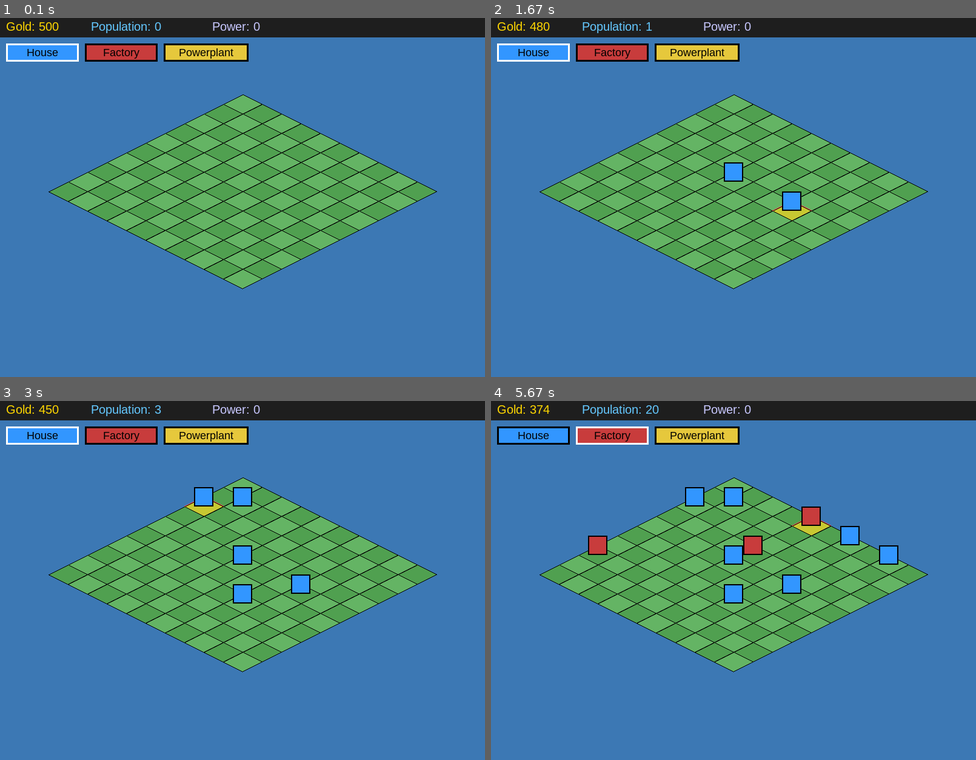
Above: before the commit, frames 1-4 (two rows, left to right).
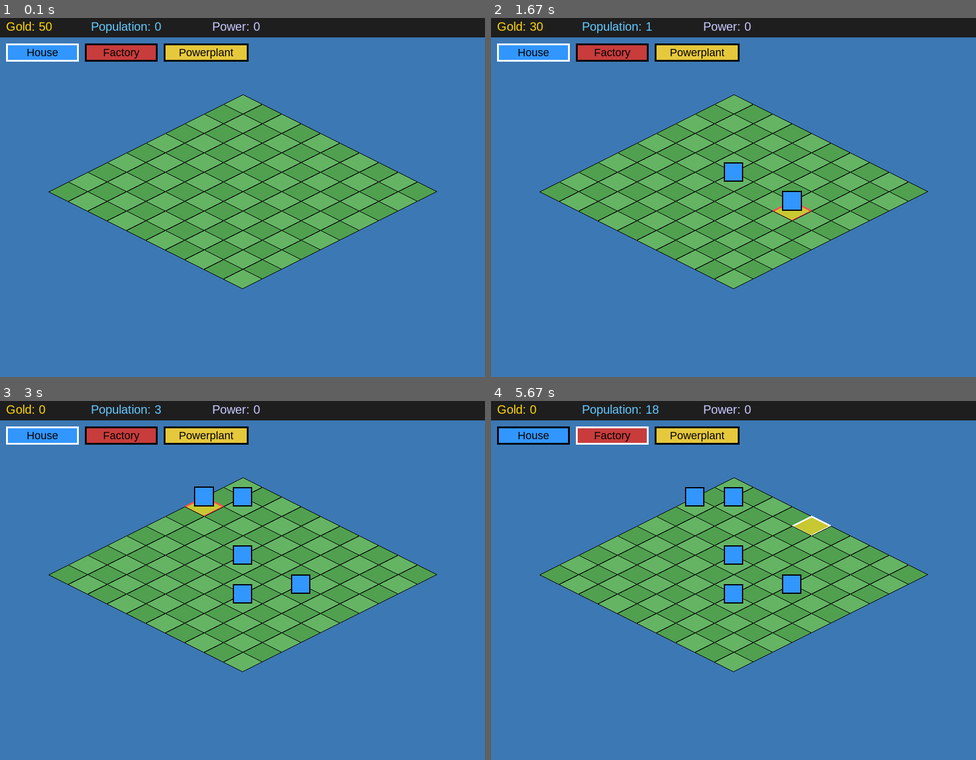
Above: after the commit, the same moments.

Repository: tdimnet/learn-pygame-by-doing
Game: pygame game, started from app.py
Same seed, same stepped clock (60 frames per second), same inputs: the game is played once before the commit and once after it.
Inputs (mouse positions are in pixels of both pictures, inside the frame that each line leads up to):
- Up to frame 1 (0.1 s): no input
- Up to frame 2 (1.67 s): click (733, 193) at 0.38 s; click "House" at 0.72 s; click (791, 226) at 1.55 s
- Up to frame 3 (3 s): click (252, 454) at 1.88 s; click (247, 616) at 2.22 s; click (227, 515) at 2.55 s; click (174, 501) at 2.88 s
- Up to frame 4 (5.67 s): click (859, 548) at 3.22 s; click (883, 569) at 3.55 s; click (835, 515) at 3.88 s; click "Factory" at 4.22 s; click (752, 562) at 4.55 s; click (592, 555) at 4.88 s; click (660, 684) at 5.22 s; click (835, 530) at 5.55 s

The runs differ from the first frame. In frame 1, less than 0.1% of the frame differs, in the area x 10-13%, y 1-4%; in frame 2, 0.1%; in frame 3, 0.1%; in frame 4, 1.2%, in the area x 8-84%, y 1-46%.

Commit message:
Add small animation when a building is built

Diff:
--- a/app.py
+++ b/app.py
@@ -98,7 +98,7 @@
     )
 
 
-def draw_building(surface, gx, gy, offset, btype):
+def draw_building(surface, gx, gy, offset, btype, pop_time=0):
     colors = {
         "house": (50, 150, 255),
         "factory": (200, 60, 60),
@@ -111,8 +111,14 @@
     cx = iso_x + ox
     cy = iso_y + oy
 
-    building_width = TILE_WIDTH // 2
-    building_height = TILE_HEIGHT
+    base_duration = 0.15
+    if pop_time > 0:
+        scale = 1.0 + (pop_time / base_duration) * 0.25
+    else:
+        scale = 1.0
+
+    building_width = int((TILE_WIDTH // 2) * scale)
+    building_height = int(TILE_HEIGHT * scale)
 
     rect = pygame.Rect(
         cx - building_width // 2,
@@ -155,63 +161,55 @@
 
     pygame.draw.polygon(surface, color, [top, right, bottom, left], width)
 
-
 def main():
     pygame.init()
-    screen = pygame.display.set_mode(size=(SCREEN_WIDTH, SCREEN_HEIGHT))
-    pygame.display.set_caption(
-        title="Buildings"
-    )
+    screen = pygame.display.set_mode((SCREEN_WIDTH, SCREEN_HEIGHT))
+    pygame.display.set_caption("Buildings")
     clock = pygame.time.Clock()
 
-    offset_x = SCREEN_WIDTH // 2
-    offset_y = SCREEN_HEIGHT // 4
-    offset = (offset_x, offset_y)
-
+    offset = (SCREEN_WIDTH // 2, SCREEN_HEIGHT // 4)
+
+    # --- Barre d'outils ---
     tool_buttons = [
-        {
-            "type": "house",
-            "rect": pygame.Rect(10, 50, 120, 30),
-            "color": (50, 150, 255)
-        },
-        {
-            "type": "factory",
-            "rect": pygame.Rect(140, 50, 120, 30),
-            "color": (200, 60, 60)
-        },
-        {
-            "type": "powerplant",
-            "rect": pygame.Rect(270, 50, 140, 30),
-            "color": (230, 200, 60)
-        }
+        {"type": "house",      "rect": pygame.Rect(10, 50, 120, 30), "color": (50, 150, 255)},
+        {"type": "factory",    "rect": pygame.Rect(140, 50, 120, 30), "color": (200, 60, 60)},
+        {"type": "powerplant", "rect": pygame.Rect(270, 50, 140, 30), "color": (230, 200, 60)}
     ]
     selected_building = "house"
 
-    gold = 500
+    # --- Ressources ---
+    gold = 50
     population = 0
     power = 0
 
+    # --- Grille ---
+    grid_data = [[0 for _ in range(GRID_HEIGHT)] for _ in range(GRID_WIDTH)]
+
+    # --- Animation POP ---
+    pop_effect = [[0 for _ in range(GRID_HEIGHT)] for _ in range(GRID_WIDTH)]
+
+    # --- Idle ---
     idle_timer = 0
-
-    grid_data = [[0 for _ in range(GRID_HEIGHT)] for _ in range(GRID_WIDTH)]
 
     running = True
     while running:
         dt = clock.tick(FPS) / 1000.0
-
         mx, my = pygame.mouse.get_pos()
         hover_gx, hover_gy = screen_to_grid(mx, my, offset)
 
+        # ------------------ EVENTS ------------------
         for event in pygame.event.get():
             if event.type == pygame.QUIT:
                 running = False
 
             if event.type == pygame.MOUSEBUTTONDOWN and event.button == 1:
+                # Clic sur un bouton ?
                 for btn in tool_buttons:
                     if btn["rect"].collidepoint(mx, my):
                         selected_building = btn["type"]
                         break
                 else:
+                    # Clic sur la grille
                     gx, gy = screen_to_grid(mx, my, offset)
                     if 0 <= gx < GRID_WIDTH and 0 <= gy < GRID_HEIGHT:
                         if grid_data[gx][gy] == 0:
@@ -219,7 +217,7 @@
                             if gold >= cost:
                                 gold -= cost
                                 grid_data[gx][gy] = selected_building
-
+                                pop_effect[gx][gy] = 0.15  # POP ANIMATION
 
         # ------------------ IDLE ECONOMY UPDATE ------------------
         idle_timer += dt
@@ -231,6 +229,7 @@
             total_power_prod = 0
             total_pop_consume = 0
 
+            # Calcul global
             for gx in range(GRID_WIDTH):
                 for gy in range(GRID_HEIGHT):
                     b = grid_data[gx][gy]
@@ -243,6 +242,7 @@
                     total_power_prod += props["power_production"]
                     total_pop_consume += props["pop_consume"]
 
+            # Ajustement population
             if total_pop_consume > 0:
                 if population <= 0:
                     pop_ratio = 0
@@ -254,46 +254,51 @@
             adjusted_gold_prod = total_gold_prod * pop_ratio
             adjusted_pop_prod = total_pop_prod - total_pop_consume
 
+            # BOOST des centrales
             boost = 1 + (0.2 * power)
             adjusted_gold_prod *= boost
 
+            # Application
             population += adjusted_pop_prod
             if population < 0:
                 population = 0
 
             gold += adjusted_gold_prod
-            power = int(total_power_prod)
-
-
-        screen.fill(color=(60, 120, 180))
+            power = total_power_prod
+
+        # ------------------ POP ANIMATION UPDATE ------------------
+        for gx in range(GRID_WIDTH):
+            for gy in range(GRID_HEIGHT):
+                if pop_effect[gx][gy] > 0:
+                    pop_effect[gx][gy] -= dt
+                    if pop_effect[gx][gy] < 0:
+                        pop_effect[gx][gy] = 0
+
+        # ------------------ RENDER ------------------
+        screen.fill((60, 120, 180))
 
         draw_resource_bar(screen, int(gold), int(population), int(power))
         draw_tool_bar(screen, tool_buttons, selected_building)
 
         for gx in range(GRID_WIDTH):
             for gy in range(GRID_HEIGHT):
+
+                # Couleur de base ou highlight
                 if gx == hover_gx and gy == hover_gy:
-                    color = (200, 200, 50)
-                    if grid_data[gx][gy] == 0:
-                        draw_iso_outline(screen, gx, gy, offset, (255, 255,
-                                                                  255), 3)
-                    else:
-                        draw_iso_outline(screen, gx, gy,
-                                         offset, (255, 80, 80),
-                                         3)
+                    tile_color = (200, 200, 50)
                 else:
-                    color = (100, 180, 100) if (gx + gy) % 2 == 0 else (80, 160, 80)
-
-                draw_tile(
-                    surface=screen,
-                    gx=gx,
-                    gy=gy,
-                    color=color,
-                    offset=offset)
-
+                    tile_color = (100, 180, 100) if (gx + gy) % 2 == 0 else (80, 160, 80)
+
+                draw_tile(screen, gx, gy, tile_color, offset)
+
+                # Contour dynamique
+                if gx == hover_gx and gy == hover_gy:
+                    outline_color = (255, 255, 255) if grid_data[gx][gy] == 0 else (255, 80, 80)
+                    draw_iso_outline(screen, gx, gy, offset, outline_color, 3)
+
+                # Bâtiments
                 if grid_data[gx][gy] != 0:
-                    draw_building(screen, gx, gy, offset,
-                                  grid_data[gx][gy])
+                    draw_building(screen, gx, gy, offset, grid_data[gx][gy], pop_effect[gx][gy])
 
         pygame.display.flip()
 
